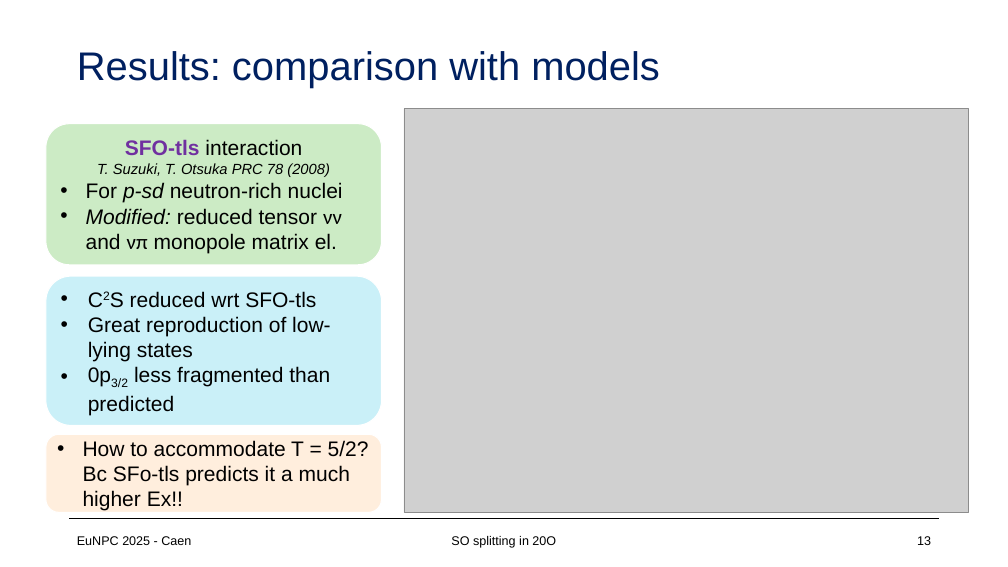
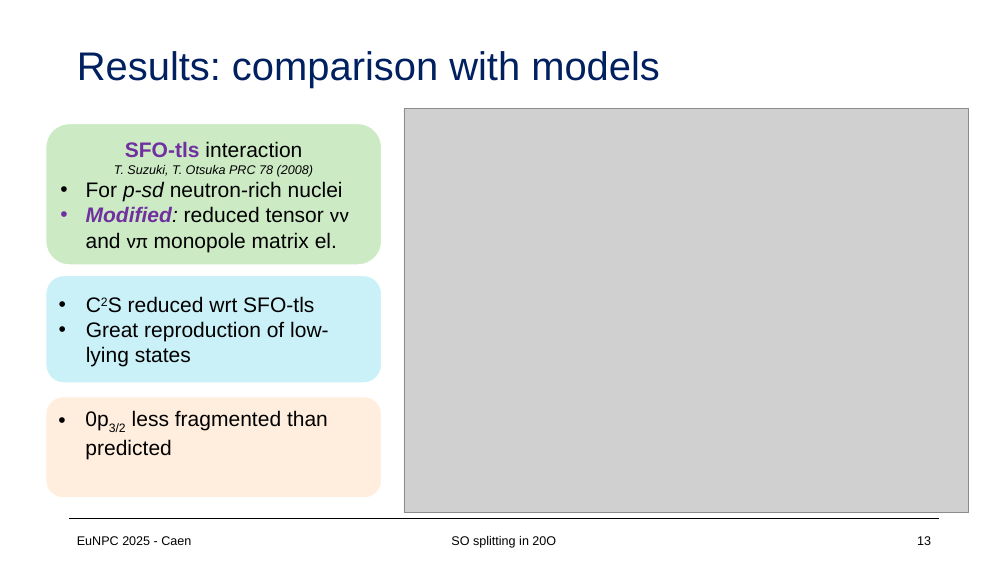
Before and after one commit to loopset/Docs, a slide deck: slide 13 of EuNPC/eunpc.pptx. Drawn at 1008x567 pixels with LibreOffice and Linux fonts; fonts in the diff are those of the drawing; grey boxes stand for pictures. Boxes give left, top, right and bottom in pixels: in the first picture for what was removed or moved away, otherwise in the second. Text is boxed around its words. In the diff, an @@ line names an element or a change of style, - is before the commit and + after.

```diff
--- a/EuNPC/eunpc.pptx
+++ b/EuNPC/eunpc.pptx
@@ text in rounded rectangle at (x1=86, y1=165, x2=349, y2=252): size 14 to 12 pt in "T. Suzuki, T. Otsuka PRC 78 (2008)"; text colour #000000 to #7030A0, bold on in "Modified:" @@
@@ rounded rectangle "C2S reduced wrt SFO-tls" resized from (x1=46, y1=276, x2=382, y2=425) to (x1=46, y1=276, x2=382, y2=383) @@
@@ text in rounded rectangle at (x1=88, y1=366, x2=330, y2=415): paragraph removed @@
-• 0p3/2 less fragmented than predicted
@@ rounded rectangle added at (x1=46, y1=397, x2=382, y2=498), fill #FFEEDD, outline #FFFFFF 1 pt, 20 pt, text #000000 @@
+• 0p3/2 less fragmented than predicted
@@ rounded rectangle removed at (x1=46, y1=434, x2=382, y2=512) @@
-• How to accommodate T = 5/2? Bc SFo-tls predicts it a much higher Ex!!
```
Also in this commit, not shown: 10 other slides changed, 3 slides added, 2 slides removed, 7 other files.
